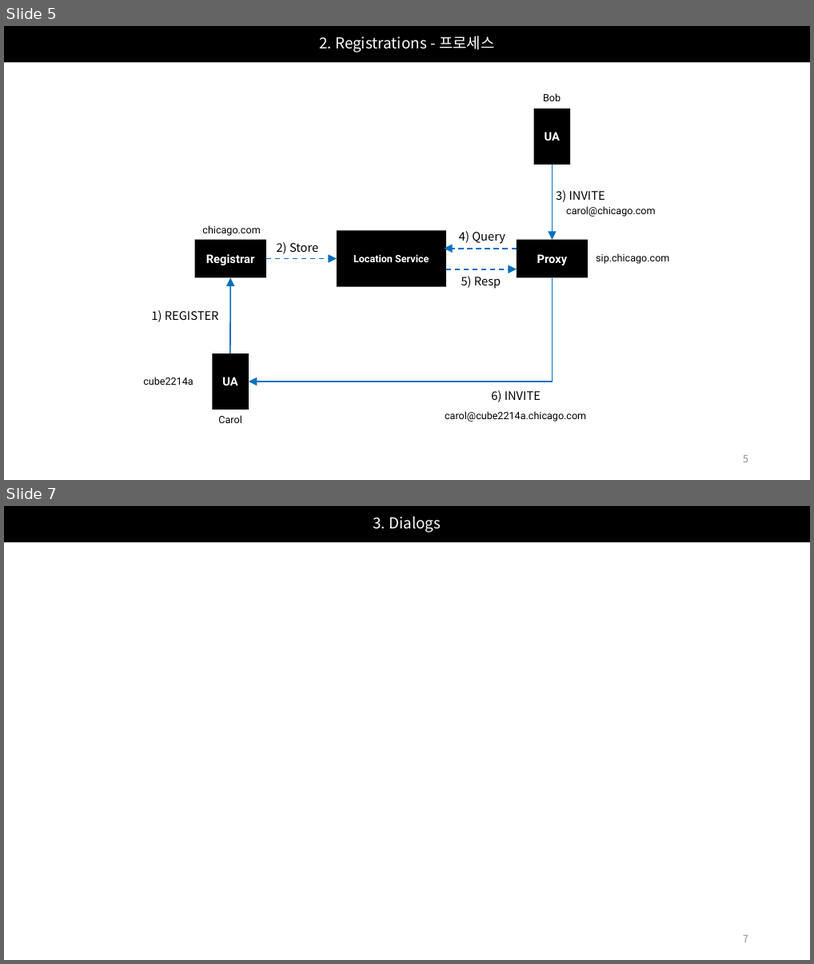
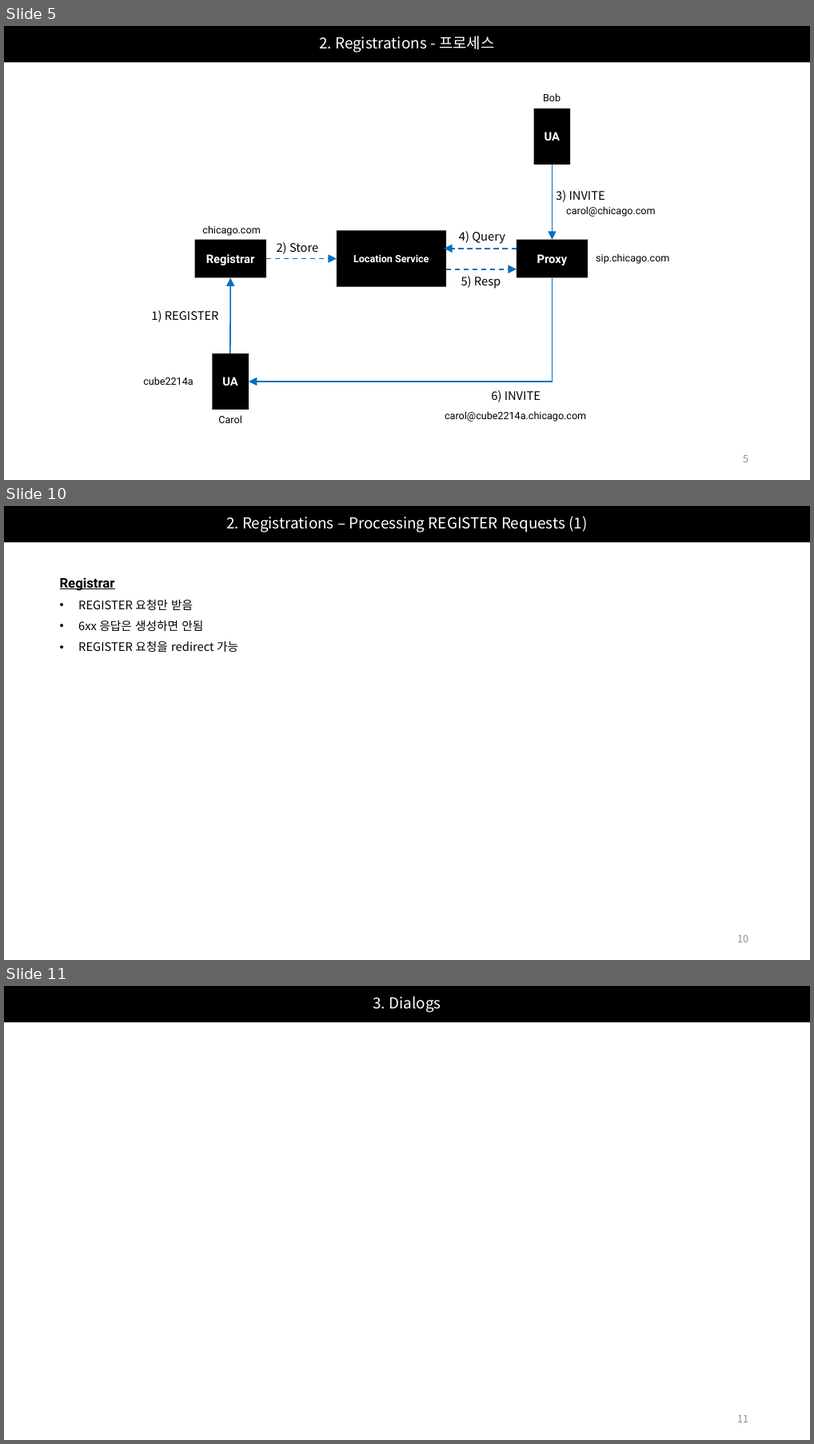
Before and after one commit to Epsilonely/SIP-Survey, a slide deck: 세미나 2차.pptx. Shown one above the other, each under a label of ours: slides 5 and 7 before the commit, slides 5, 10 and 11 after it; the slides between them are not shown. The pictures are 814x964 and 814x1444 pixels, drawn with LibreOffice and Linux fonts; fonts in the diff are those of the drawing. Boxes give left, top, right and bottom in pixels: in the first picture for what was removed or moved away, otherwise in the second. Text is boxed around its words. In the diff, an @@ line names an element or a change of style, - is before the commit and + after.

```diff
--- a/세미나 2차.pptx
+++ b/세미나 2차.pptx
@@ slide 10 added at (x1=4, y1=506, x2=810, y2=960), background #FFFFFF @@
@@ title added at (x1=4, y1=506, x2=810, y2=542), fill #000000, 18 pt, text #FFFFFF @@
+2. Registrations – Processing REGISTER Requests (1)
@@ text added at (x1=60, y1=577, x2=238, y2=652), 14 pt, text #000000 @@
+Registrar
+• REGISTER 요청만 받음
+• 6xx 응답은 생성하면 안됨
+• REGISTER 요청을 redirect 가능
@@ page number added at (x1=738, y1=935, x2=749, y2=942), 12 pt, text #8C8C8C @@
+10
@@ what was slide 7 is now slide 11 @@
@@ page number at (x1=738, y1=1415, x2=749, y2=1422): text changed @@
-7
+11
```
Also in this commit, not shown: 2 slides changed, 3 other slides added.
